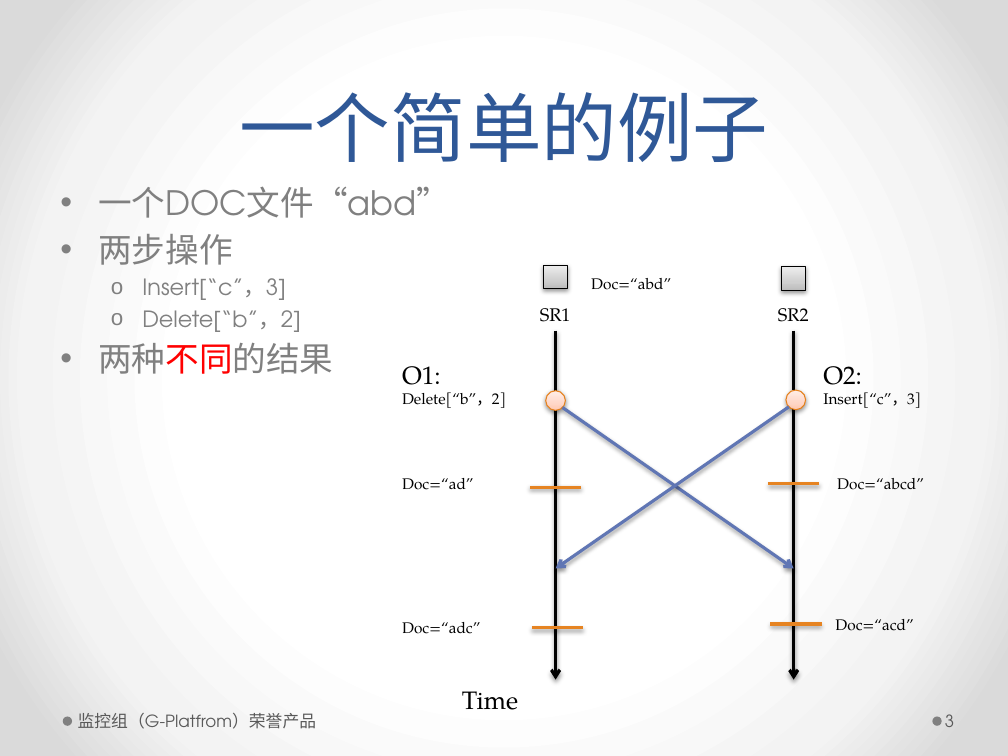
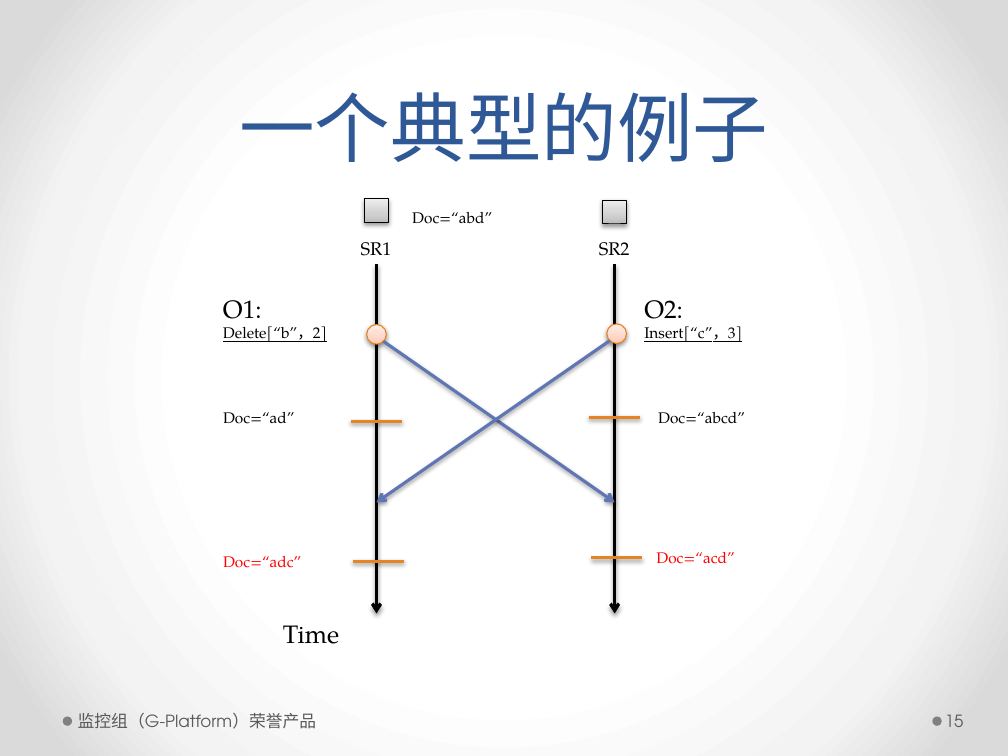
Before and after one commit to ccnt/ccntdb.core.algorithm, a slide deck: slide 15 of Algorithm/文档/ccntDB分布式数据库一致性问题.pptx (slide 3 before the commit). Drawn at 1008x756 pixels with LibreOffice and Linux fonts; fonts in the diff are those of the drawing. Boxes give left, top, right and bottom in pixels: in the first picture for what was removed or moved away, otherwise in the second. Text is boxed around its words. In the diff, an @@ line names an element or a change of style, - is before the commit and + after.

```diff
--- a/Algorithm/文档/ccntDB分布式数据库一致性问题.pptx
+++ b/Algorithm/文档/ccntDB分布式数据库一致性问题.pptx
@@ title at bbox=[239, 92, 768, 162]: text changed @@
-一个简单的例子
+一个典型的例子
@@ text removed at bbox=[98, 186, 450, 374] @@
-• 一个DOC文件“abd”
-• 两步操作
-  o Insert[“c”，3]
-  o Delete[“b”，2]
-• 两种不同的结果
@@ 2 lines, 1 rectangle, 1 arrow: place and size @@
-2 lines, 1 rectangle, 1 arrow at bbox=[768, 266, 822, 679]
+2 lines, 1 rectangle, 1 arrow at bbox=[351, 199, 404, 614]
@@ text at bbox=[223, 326, 327, 342]: underline on in "Delete[“b”，2]" @@
@@ ellipse: place and size @@
-ellipse at bbox=[786, 390, 806, 410]
+ellipse at bbox=[367, 325, 387, 345]
@@ 1 rectangle, 1 arrow, 1 ellipse: place and size @@
-1 rectangle, 1 arrow, 1 ellipse at bbox=[543, 265, 568, 679]
+1 rectangle, 1 arrow, 1 ellipse at bbox=[603, 201, 627, 614]
@@ text at bbox=[644, 326, 742, 342]: underline on in "Insert[“c”，3]" @@
@@ arrow moved from (562, 407) - (793, 569) to (610, 341) - (377, 502) @@
@@ arrow moved from (789, 407) - (555, 569) to (383, 342) - (615, 502) @@
@@ line moved from (530, 488) - (582, 488) to (589, 417) - (640, 417) @@
@@ text "Doc=“adc”" at bbox=[223, 556, 301, 568]: text colour #000000 to #FF0000 @@
@@ line moved from (532, 628) - (584, 628) to (591, 557) - (642, 557) @@
@@ text "Doc=“acd”" at bbox=[656, 552, 734, 564]: text colour #000000 to #FF0000 @@
@@ 10 texts: place and size @@
-10 texts at bbox=[402, 278, 924, 710]
+10 texts at bbox=[223, 212, 745, 644]
@@ text at bbox=[78, 713, 317, 729]: text changed @@
-监控组（G-Platfrom）荣誉产品
+监控组（G-Platform）荣誉产品
@@ page number at bbox=[945, 714, 964, 727]: text changed @@
-3
+15
```
Also in this commit, not shown: 9 other slides changed, 29 slides added.
